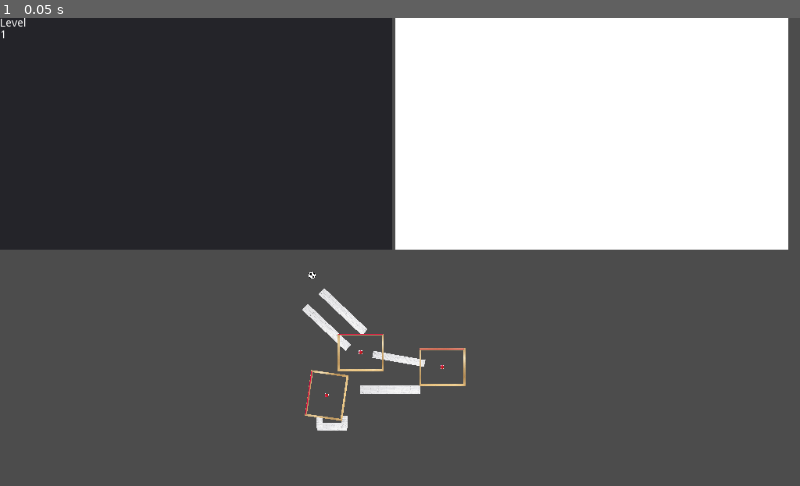
Above: before the commit, frame 1.
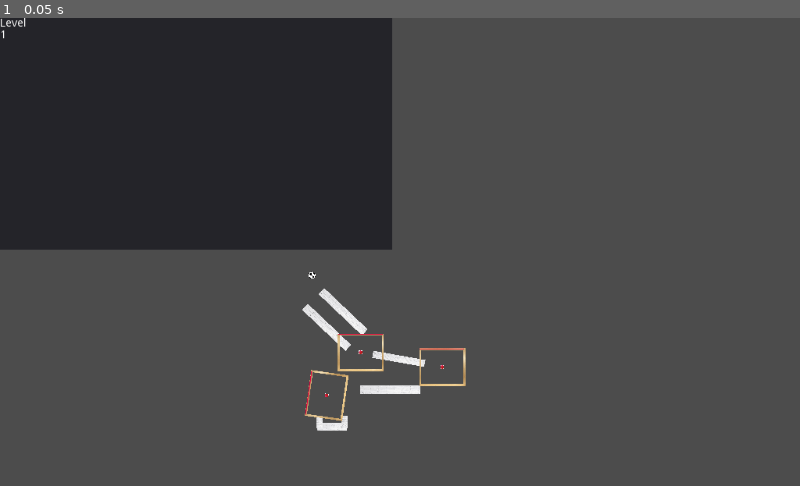
Above: after the commit, the same moment.

Repository: MariusDoe/DropInShapes
Game: Godot game, scene res://UI.tscn
Same seed, same stepped clock (60 frames per second), same inputs: the game is played once before the commit and once after it.
Inputs:
- Up to frame 1 (0.05 s): no input

The runs differ from the first frame. In frame 1, 24% of the frame differs, in the area x 49-99%, y 0-50%.

Commit message:
added transparency to drawn image

Diff:
--- a/src/Draw.gd
+++ b/src/Draw.gd
@@ -10,8 +10,8 @@
 
 func clear():
 	image = Image.new()
-	image.create(rect_size.x, rect_size.y, Image.FORMAT_LA8, Image.INTERPOLATE_NEAREST)
-	image.fill(Color.white)
+	image.create(rect_size.x, rect_size.y, false, Image.FORMAT_LA8)
+	image.fill(Color(0, 0, 0, 0))
 	set_image_on_texture()
 	points = []
 
@@ -66,3 +66,6 @@
 	var poly = CollisionPolygon.new()
 	poly.polygon.append_array(points)
 	return poly
+
+func get_image():
+	return image
